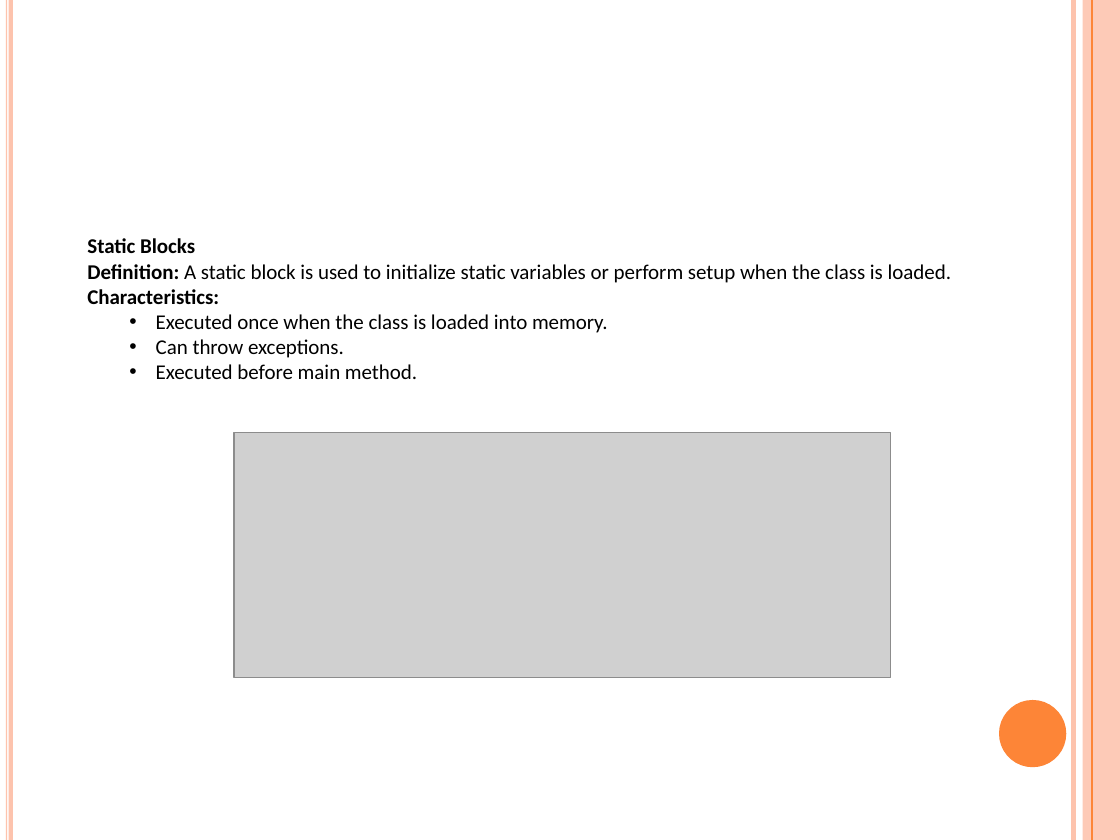
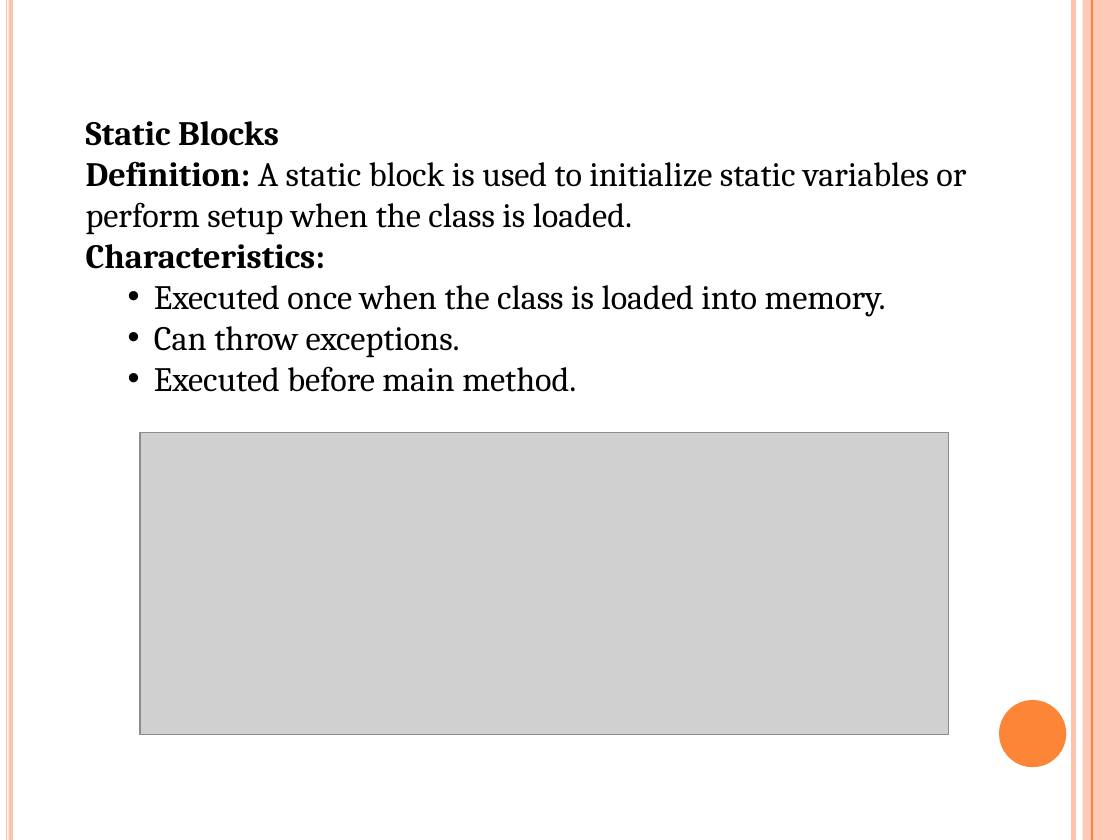
Before and after one commit to ashrafulparan2/UIU-Resources, a slide deck: slide 65 of OOP Theory materials-Spring_26/Mid/Lecture4_OOPPrinciples.pptx. Drawn at 1120x840 pixels with LibreOffice and Linux fonts; fonts in the diff are those of the drawing; grey boxes stand for pictures. Boxes give left, top, right and bottom in pixels: in the first picture for what was removed or moved away, otherwise in the second. Text is boxed around its words. In the diff, an @@ line names an element or a change of style, - is before the commit and + after.

```diff
--- a/OOP Theory materials-Spring_26/Mid/Lecture4_OOPPrinciples.pptx
+++ b/OOP Theory materials-Spring_26/Mid/Lecture4_OOPPrinciples.pptx
@@ text "Static Blocks" moved from (x1=87, y1=238, x2=951, y2=379) to (x1=86, y1=121, x2=966, y2=392) @@
@@ text "Static Blocks" at (x1=86, y1=121, x2=966, y2=392): size 13.5 to 22 pt, font Calibri to Cambria @@
@@ picture resized from (x1=234, y1=432, x2=890, y2=678) to (x1=140, y1=432, x2=949, y2=734) @@
```
Also in this commit, not shown: 5 other slides changed, 6 slides added, 1 other file.
